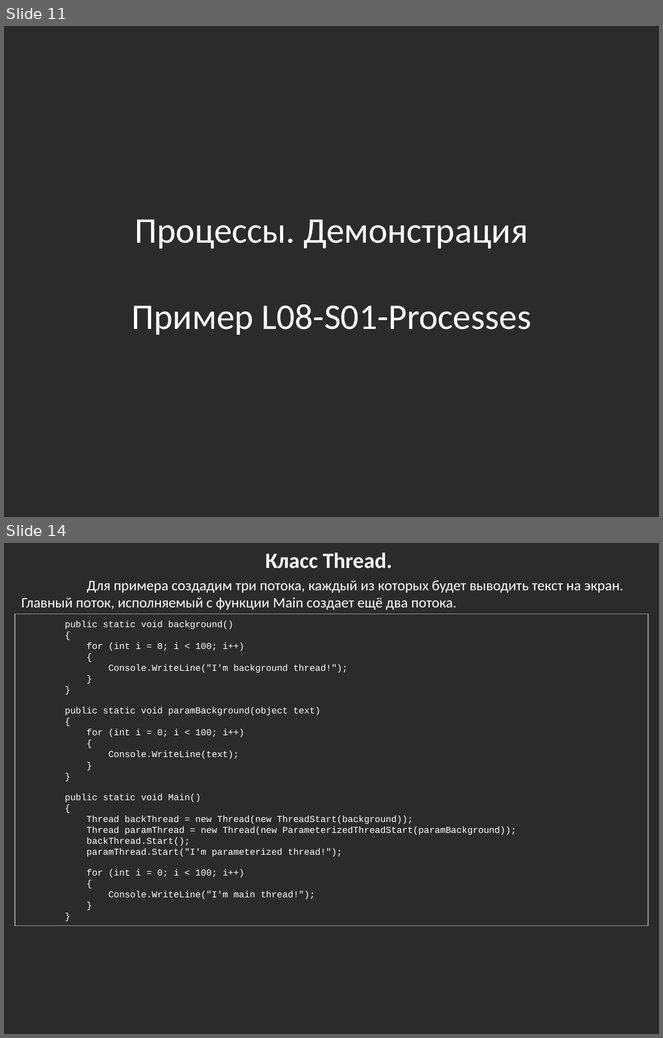
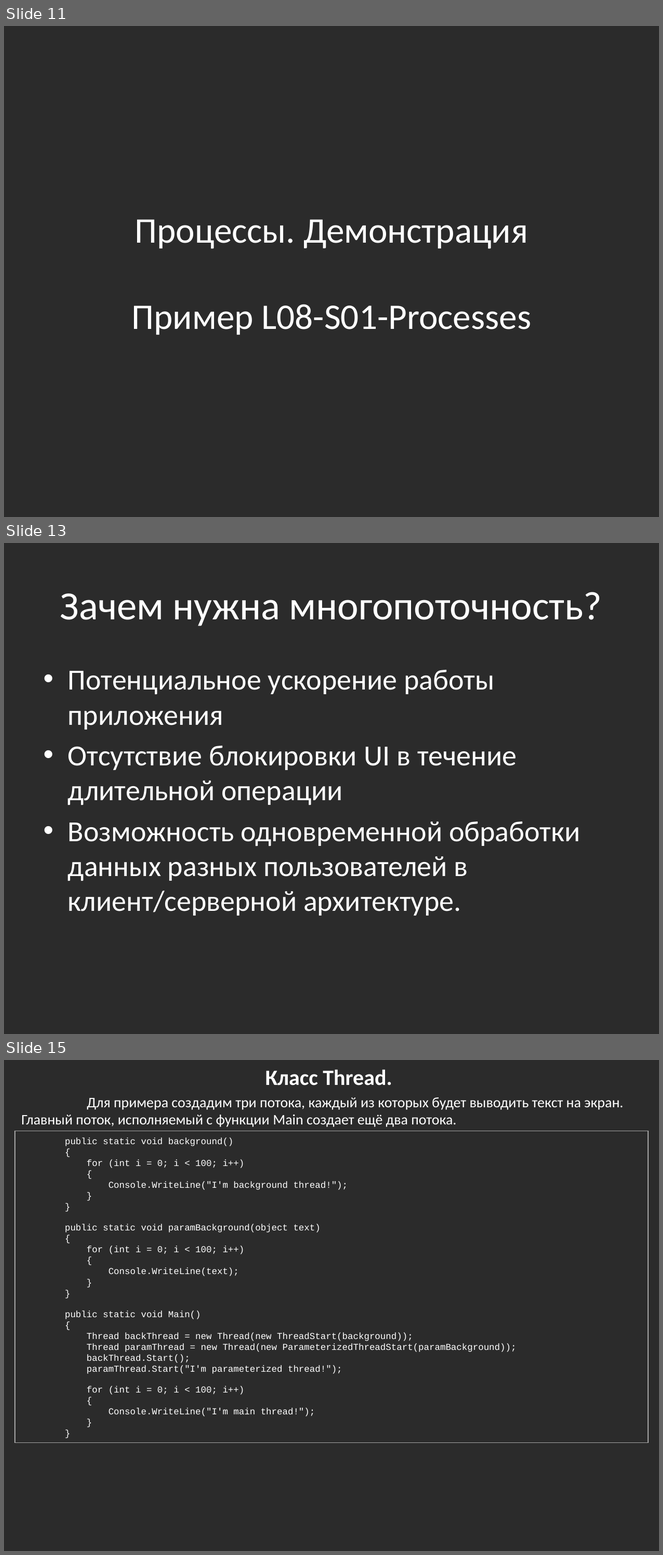
Before and after one commit to bazile/Training, a slide deck: Presentation/lesson-08-multithreading.pptx. Shown one above the other, each under a label of ours: slides 11 and 14 before the commit, slides 11, 13 and 15 after it; the slides between them are not shown. The pictures are 663x1038 and 663x1555 pixels, drawn with LibreOffice and Linux fonts; fonts in the diff are those of the drawing; background and template pictures are left out; a plain dark background stands for a picture behind light text. Boxes give left, top, right and bottom in pixels: in the first picture for what was removed or moved away, otherwise in the second. Text is boxed around its words. In the diff, an @@ line names an element or a change of style, - is before the commit and + after.

```diff
--- a/Presentation/lesson-08-multithreading.pptx
+++ b/Presentation/lesson-08-multithreading.pptx
@@ slide 13 added at bbox=[4, 543, 659, 1034], background picture (left out) @@
@@ title added at bbox=[60, 592, 602, 626], 44 pt, text #FFFFFF @@
+Зачем нужна многопоточность?
@@ text added at bbox=[68, 670, 580, 916], 32 pt, text #FFFFFF @@
+• Потенциальное ускорение работы приложения
+• Отсутствие блокировки UI в течение длительной операции
+• Возможность одновременной обработки данных разных пользователей в клиент/серверной архитектуре.
@@ what was slide 14 is now slide 15 @@
```
Also in this commit, not shown: 4 slides changed, 3 other files.
